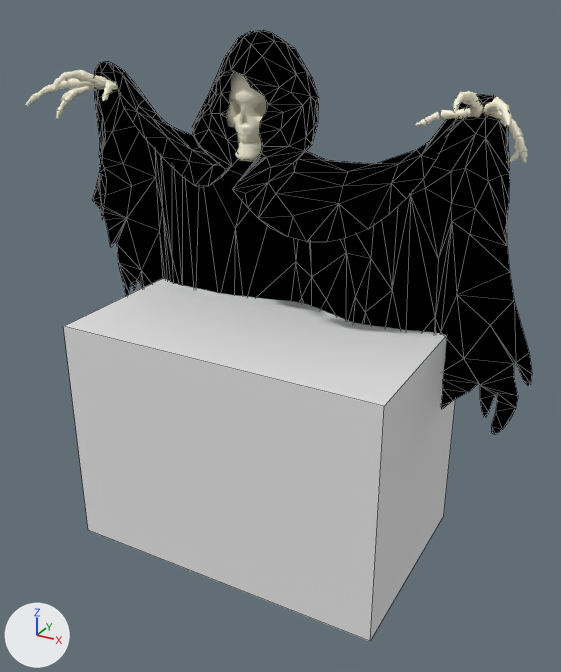
An edit to the Blender file cg-monsters.blend, drawn before and after from the same camera.
Before and after are seen from a 50 mm camera at (2.58, -1.97, 6.18) aimed at (-0.2, 3.08, 3.65). Lighting does not change. The marker at lower left points along +X, +Y and +Z. Mesh edges are drawn as thin lines on the coarser meshes. The same objects are shown in both versions, whatever each file hides.

The first picture shows 'Spectre', 'Spectre_arm.L', 'Spectre_arm.R', 'Spectre_head', 'Tunic'.
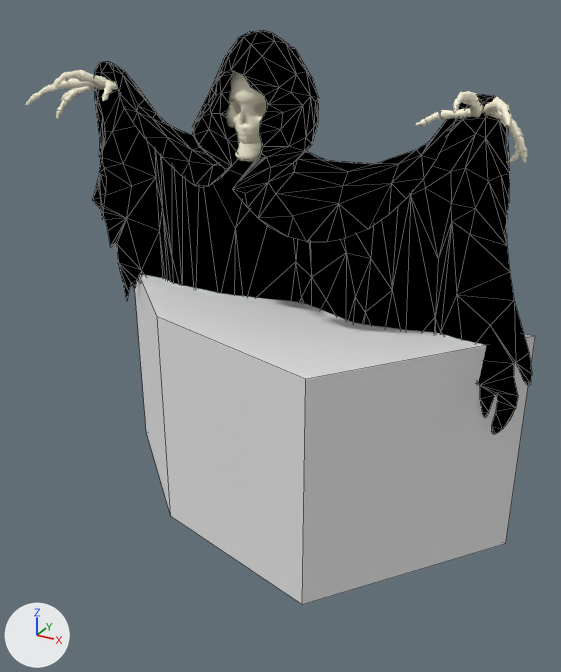
Edits to the bpy script that builds the scene:
```text
Change me_spectrebox:
    where me_spectrebox.from_pydata(...)  # 10 vertices, 6 faces; spans x -1.37..1.37, y -0.88..0.88, z -1.0..1.0
    used by ob_spectre; location = (-0.331, 3.094, 2.754)
    me_spectrebox part 1
    me_spectrebox.vertices[0].co: (1.37, 0.88, -1.0) -> (1.98, 0.75, -1.0)
    me_spectrebox.vertices[1].co: (1.37, -0.88, -1.0) -> (0.75, -0.78, -1.0)
    me_spectrebox.vertices[2].co: (-1.37, -0.88, -1.0) -> (-0.84, -0.35, -1.0)
    me_spectrebox.vertices[3].co: (-1.37, 0.88, -1.0) -> (-1.97, 0.75, -1.0)
    me_spectrebox.vertices[4].co: (1.37, 0.88, 1.0) -> (1.98, 0.75, 1.0)
    me_spectrebox.vertices[5].co: (1.37, -0.88, 1.0) -> (0.75, -0.78, 1.0)
    me_spectrebox.vertices[6].co: (-1.37, -0.88, 1.0) -> (-0.84, -0.35, 1.0)
    me_spectrebox.vertices[7].co: (-1.37, 0.88, 1.0) -> (-1.97, 0.75, 1.0)
```

Pixel boxes (x1, y1, x2, y2) of what changed, in the pictures (561 x 672 px):
'Spectre', reshaped (9% shorter): before (63, 278, 455, 641); after (135, 275, 535, 605)
